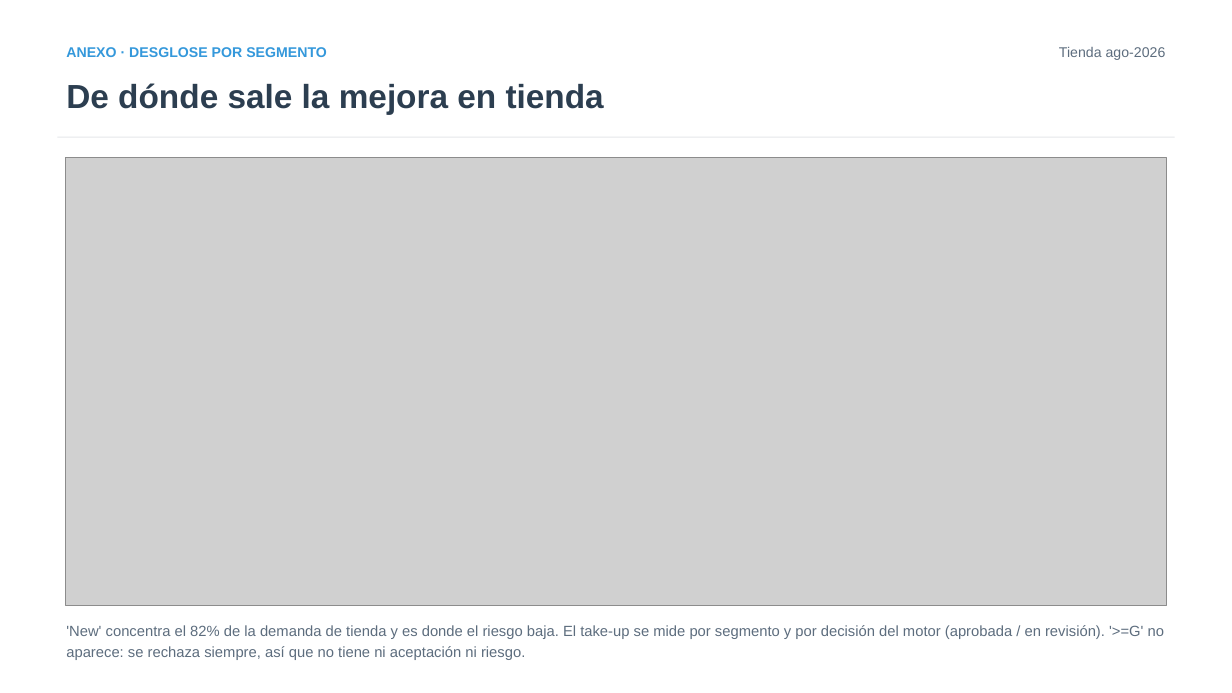
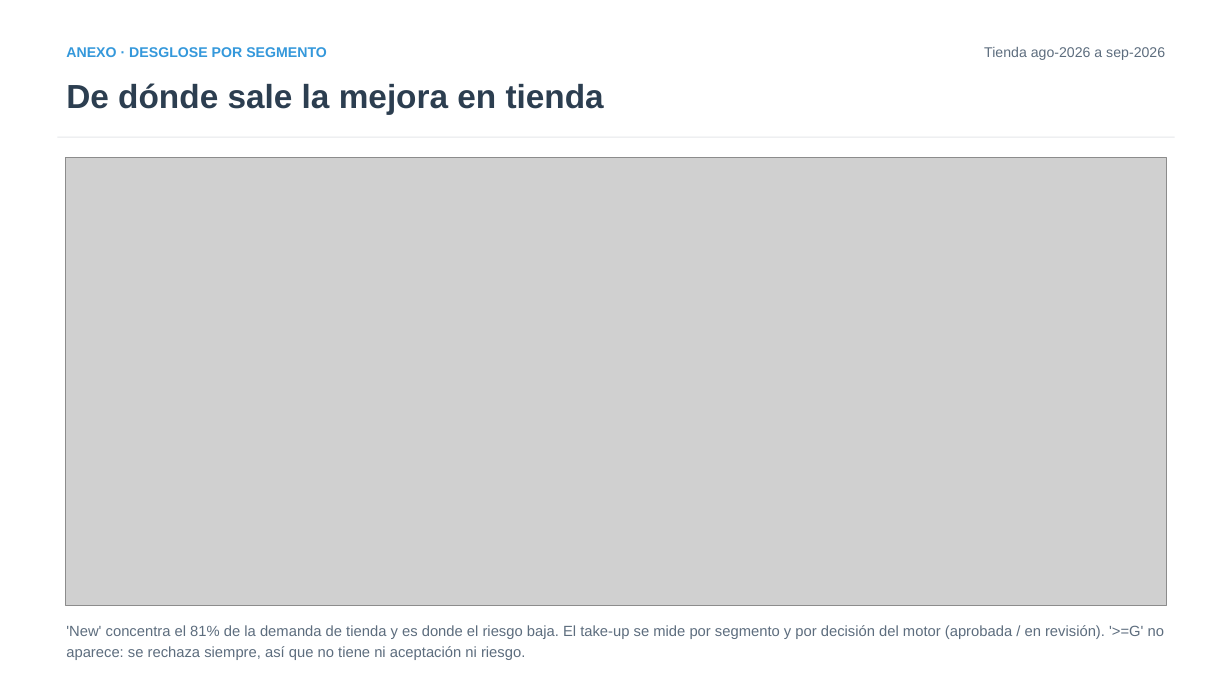
Before and after one commit to iocariz/scoring_tools, a slide deck: slide 11 of output/apple_deck/Estudio_Apple_EFX.pptx. Drawn at 1232x693 pixels with LibreOffice and Linux fonts; fonts in the diff are those of the drawing; grey boxes stand for pictures. Boxes give left, top, right and bottom in pixels: in the first picture for what was removed or moved away, otherwise in the second. Text is boxed around its words. In the diff, an @@ line names an element or a change of style, - is before the commit and + after.

```diff
--- a/output/apple_deck/Estudio_Apple_EFX.pptx
+++ b/output/apple_deck/Estudio_Apple_EFX.pptx
@@ text at [984, 47, 1165, 60]: text changed @@
-Tienda ago-2026
+Tienda ago-2026 a sep-2026
@@ text at [66, 625, 1164, 660]: text changed @@
-'New' concentra el 82% de la demanda de tienda y es donde el riesgo baja. El take-up se mide por segmento y por decisión del motor (aprobada / en revisión). '>=G' no aparece: se rechaza siempre, así que no tiene ni aceptación ni riesgo.
+'New' concentra el 81% de la demanda de tienda y es donde el riesgo baja. El take-up se mide por segmento y por decisión del motor (aprobada / en revisión). '>=G' no aparece: se rechaza siempre, así que no tiene ni aceptación ni riesgo.
```
Also in this commit, not shown: 10 other slides changed, 7 other files.
